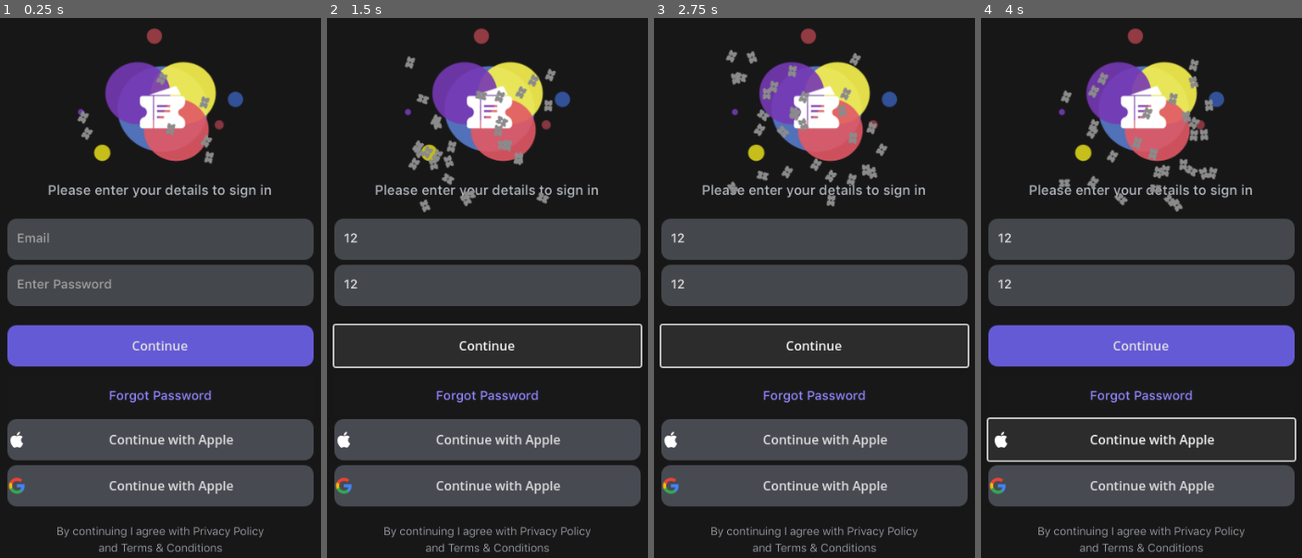
Above: before the commit, frames 1-4 (left to right).
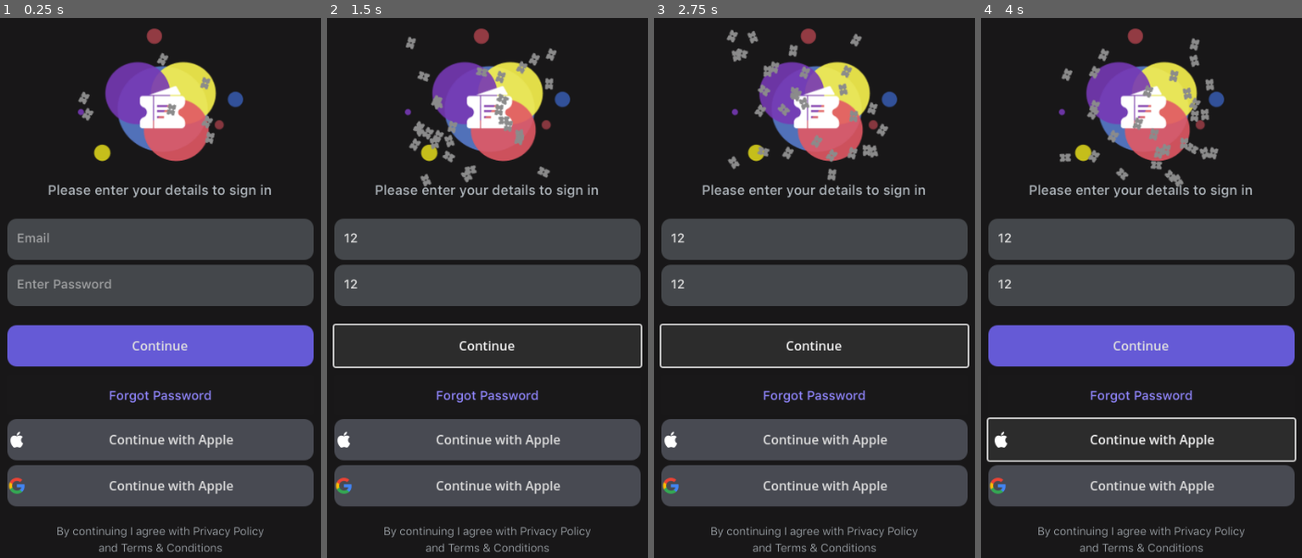
Above: after the commit, the same moments.

Repository: utentica/Ticketly-Interactions
Game: Godot game, scene res://menus/loginmain.tscn
Same seed, same stepped clock (60 frames per second), same inputs: the game is played once before the commit and once after it.
Inputs (mouse positions are in pixels of both pictures, inside the frame that each line leads up to):
- Up to frame 1 (0.25 s): no input
- Up to frame 2 (1.5 s): click (487, 239) at 0.52 s; type "12" at 0.6 s; click (487, 288) at 0.75 s; type "12" at 0.83 s; click "Continue" at 1.25 s
- Up to frame 3 (2.75 s): click "Continue" at 2 s
- Up to frame 4 (4 s): click "Continue with Apple" at 2.75 s; click "Continue with Apple" at 3.5 s

The runs differ from the first frame. In frame 1, 0.6% of the frame differs, in the area x 24-67%, y 6-27%; in frame 2, 2.5%; in frame 3, 2.6%; in frame 4, 2.8%, in the area x 24-75%, y 3-36%.

Commit message:
particlesndb

Diff:
--- a/menus/loginmain.tscn
+++ b/menus/loginmain.tscn
@@ -43,13 +43,23 @@
 font_size = 14
 font_color = Color(0.694118, 0.721569, 0.745098, 1)
 
+[sub_resource type="Curve" id="Curve_l8ko0"]
+min_value = -200.0
+max_value = 200.0
+_data = [Vector2(0.0133333, -200), 0.0, 0.0, 0, 0, Vector2(0.573333, 200), 0.0, 0.0, 0, 0]
+point_count = 2
+
+[sub_resource type="CurveTexture" id="CurveTexture_swr6y"]
+curve = SubResource("Curve_l8ko0")
+
 [sub_resource type="ParticleProcessMaterial" id="ParticleProcessMaterial_hinsn"]
 particle_flag_disable_z = true
 emission_shape = 3
 emission_box_extents = Vector3(100, 80, 100)
 angular_velocity_min = -1.60933e-05
 angular_velocity_max = 160.0
-gravity = Vector3(0, 98, 0)
+gravity = Vector3(0, 80, 0)
+linear_accel_curve = SubResource("CurveTexture_swr6y")
 
 [node name="login" type="Control"]
 layout_mode = 3
@@ -198,7 +208,7 @@
 horizontal_alignment = 1
 
 [node name="GPUParticles2D" type="GPUParticles2D" parent="."]
-position = Vector2(208, 130)
+position = Vector2(209, 106)
 amount = 30
 process_material = SubResource("ParticleProcessMaterial_hinsn")
 texture = ExtResource("7_8rvcf")
Not shown: 1 places in menus/loginmain.tscn that only renumber resources
